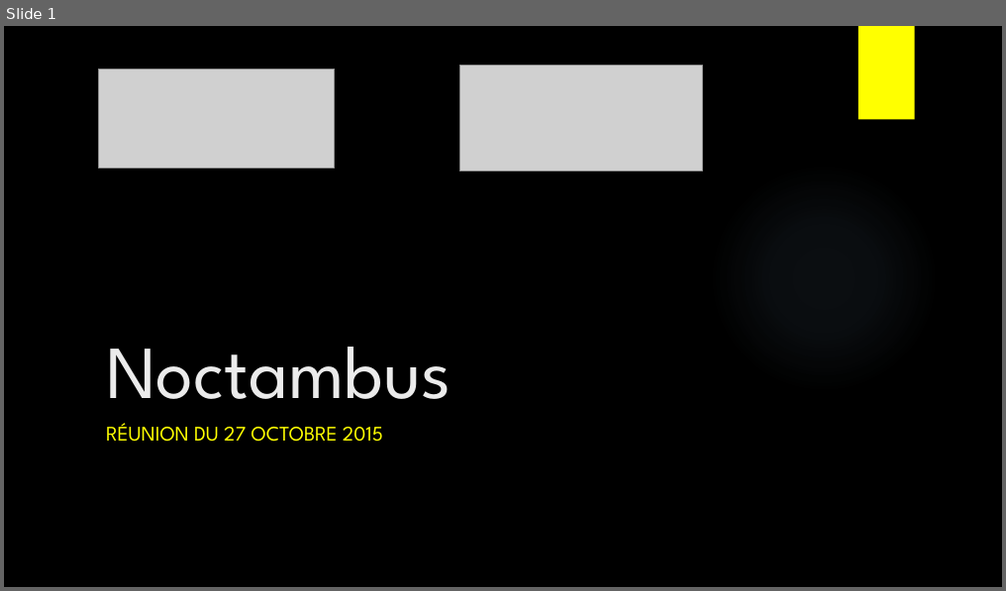
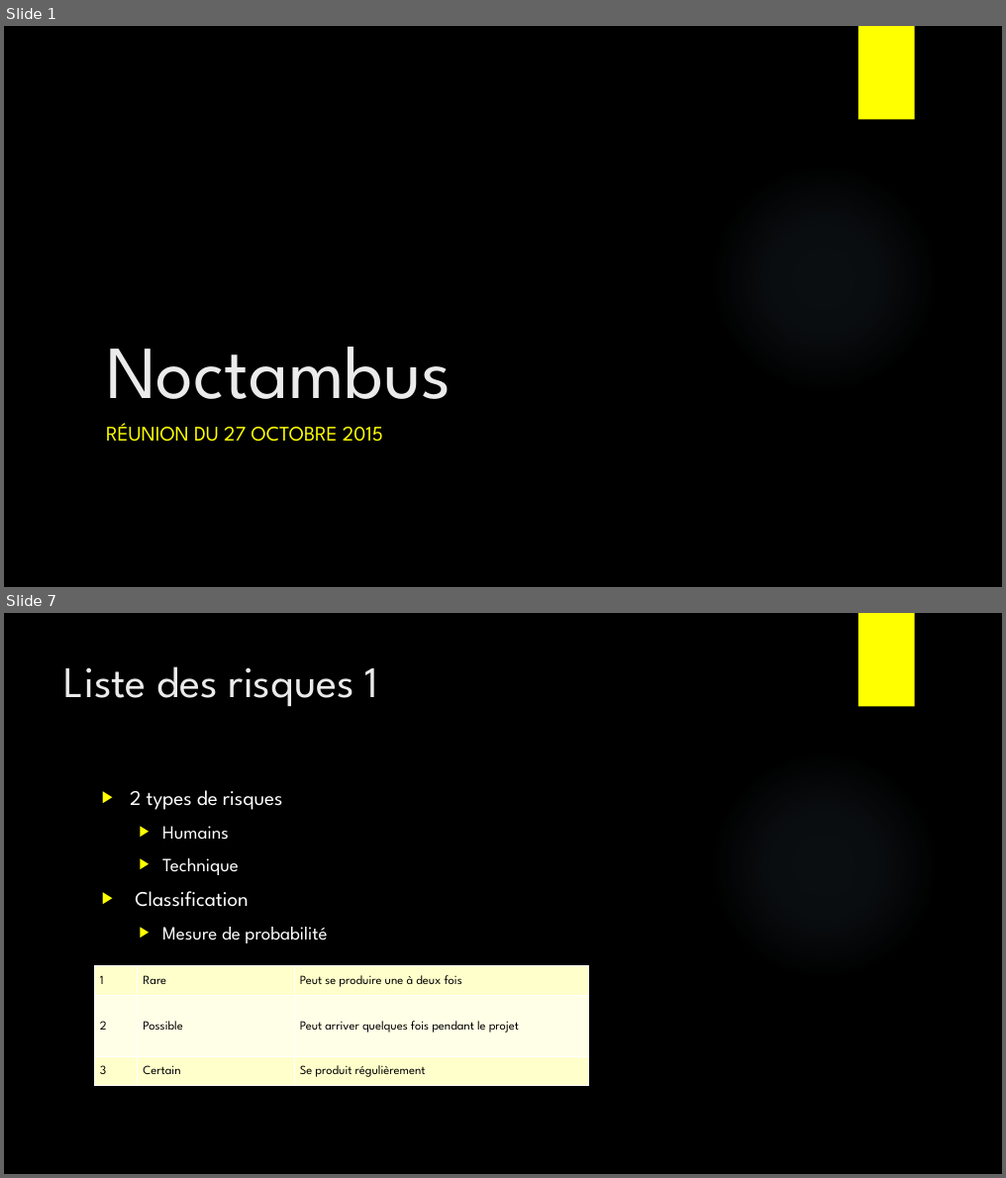
Before and after one commit to anthonypalama/Noctambus, a slide deck: Powerpoint/27.10.2015 - RdvGrep.pptx. Shown one above the other, each under a label of ours: slide 1 before the commit, slides 1 and 7 after it; the slides between them are not shown. The pictures are 1006x591 and 1006x1178 pixels, drawn with LibreOffice and Linux fonts; fonts in the diff are those of the drawing; grey boxes stand for pictures; background and template pictures are left out. Boxes give left, top, right and bottom in pixels: in the first picture for what was removed or moved away, otherwise in the second. Text is boxed around its words. In the diff, an @@ line names an element or a change of style, - is before the commit and + after.

```diff
--- a/Powerpoint/27.10.2015 - RdvGrep.pptx
+++ b/Powerpoint/27.10.2015 - RdvGrep.pptx
@@ slide 7 added at (4,613,1002,1174), background picture (left out); not listed: 2 template elements that a slide beside it also shows @@
@@ title added at (64,666,378,706), 42 pt, text #EBEBEB @@
+Liste des risques 1
@@ text added at (130,790,327,944), 18 pt, text #FFFFFF @@
+▶ 2 types de risques
+  ▶ Humains
+  ▶ Technique
+▶ Classification
+  ▶ Mesure de probabilité
@@ table added at (94,966,589,1086), 3 rows, 3 columns @@
+1 | Rare | Peut se produire une à deux fois
+2 | Possible | Peut arriver quelques fois pendant le projet
+3 | Certain | Se produit régulièrement
@@ slide 1 changed as well @@
@@ picture removed at (98,69,334,168) @@
@@ picture removed at (460,65,703,172) @@
```
Also in this commit, not shown: 10 other slides added, 2 slides removed, 2 other files.
